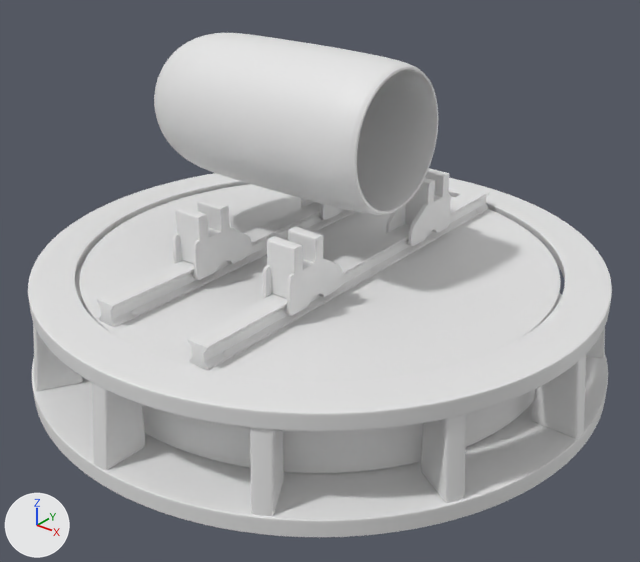
What one commit did to the Blender file canon.blend.
The view is the same before and after, from a camera (50 mm lens) standing at (11.33, -14.16, 6.5) and looking at (0.46, -0.57, -1.93). The axes (+X, +Y, +Z) are drawn at lower left. The lights are the same throughout.

The scene before the commit, as lines of its bpy script (objects in view):
```python
me_cube_016 = bpy.data.meshes.new('Cube.016')
me_cube_016.from_pydata(...)  # 536 vertices, 529 faces; spans x -1.0..1.0, y -1.2..1.0, z -1.84..2.72
me_cylinder_000 = bpy.data.meshes.new('Cylinder.000')
me_cylinder_000.from_pydata(...)  # 384 vertices, 384 faces; spans x -1.0..1.0, y -1.0..1.0, z -1.0..1.0
me_cylinder_023 = bpy.data.meshes.new('Cylinder.023')
me_cylinder_023.from_pydata(...)  # 320 vertices, 320 faces; spans x -1.0..1.0, y -1.0..1.0, z -1.77..1.0
ob_cube_016 = bpy.data.objects.new('Cube.016', me_cube_016)
ob_cube_016.location = (1.25, 2.0, -0.92)
ob_cube_016.rotation_euler = (0.0, 0.0, 3.142)  # degrees (0, 0, 180)
ob_cube_016.scale = (0.345, 0.75, 0.3)
_m = ob_cube_016.modifiers.new('Subsurf', 'SUBSURF')
_m.levels = 4
ob_cylinder_001 = bpy.data.objects.new('Cylinder.001', me_cylinder_000)
ob_cylinder_001.location = (0.0, 0.0, -1.79)
ob_cylinder_001.scale = (6.3, 6.3, 0.187)
_m = ob_cylinder_001.modifiers.new('Subsurf', 'SUBSURF')
_m.levels = 4
ob_cylinder_024 = bpy.data.objects.new('Cylinder.024', me_cylinder_023)
ob_cylinder_024.location = (-0.2, 0.0, 1.35)
ob_cylinder_024.rotation_euler = (0.0, 1.571, 0.0)  # degrees (0, 90, 0)
ob_cylinder_024.scale = (1.6, 1.6, 2.2)
_m = ob_cylinder_024.modifiers.new('Subsurf', 'SUBSURF')
_m.levels = 3
# also in view: 'Cube.017' at (1.25, -2.07, -0.79); 'Cube.004' at (2.95, -5.13, -2.76); 'Cube.014' at (-1.25, -2.07, -0.79); 'Cylinder' at (0.0, 0.0, -3.8); 'Cube' at (0.0, -5.95, -2.76)
```
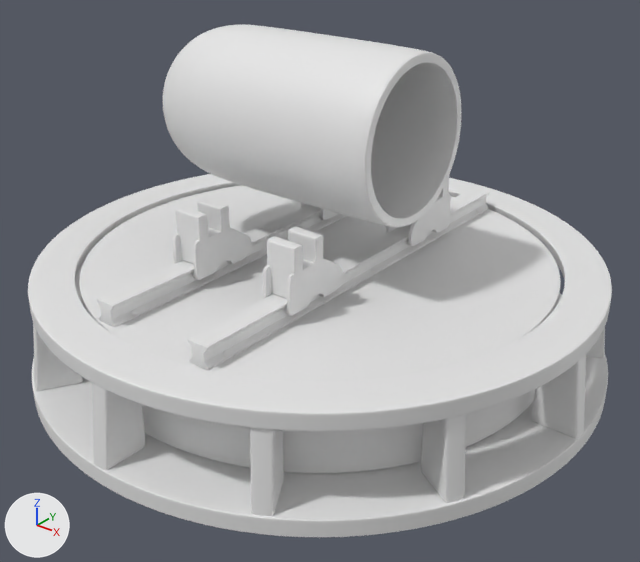
Changed parts and their boxes [x1, y1, x2, y2] in the pictures (640 x 562 px):
'Cylinder.024', reshaped, moved, rescaled (11% taller): before [154, 33, 438, 215]; after [163, 25, 462, 227]
part 1 of me_cylinder_023, built on: before [321, 56, 438, 215]; after [332, 46, 462, 227]

Edits to the bpy script that builds the scene:
```text
Change me_cylinder_023:
    used by ob_cylinder_024; location = (-0.2, 0.0, 1.35); rotation_euler = (0.0, 1.571, 0.0), in degrees (0, 90, 0); scale = (1.6, 1.6, 2.2)
    remove me_cylinder_023.from_pydata(...)  # 320 vertices, 320 faces; spans x -1.0..1.0, y -1.0..1.0, z -1.77..1.0
    add me_cylinder_023.from_pydata(...)  # 384 vertices, 384 faces; spans x -1.0..1.0, y -1.0..1.0, z -1.77..1.0
    me_cylinder_023 part 1
    32 faces are deleted
    64 vertices are added at x -0.96..0.96, y -0.96..0.96, z 1.0
    96 new faces join them
Change ob_cylinder_024:
    ob_cylinder_024.location: (-0.2, 0.0, 1.35) -> (0.2, 0.0, 1.42)
    ob_cylinder_024.scale: (1.6, 1.6, 2.2) -> (1.75, 1.75, 2.2)
```
